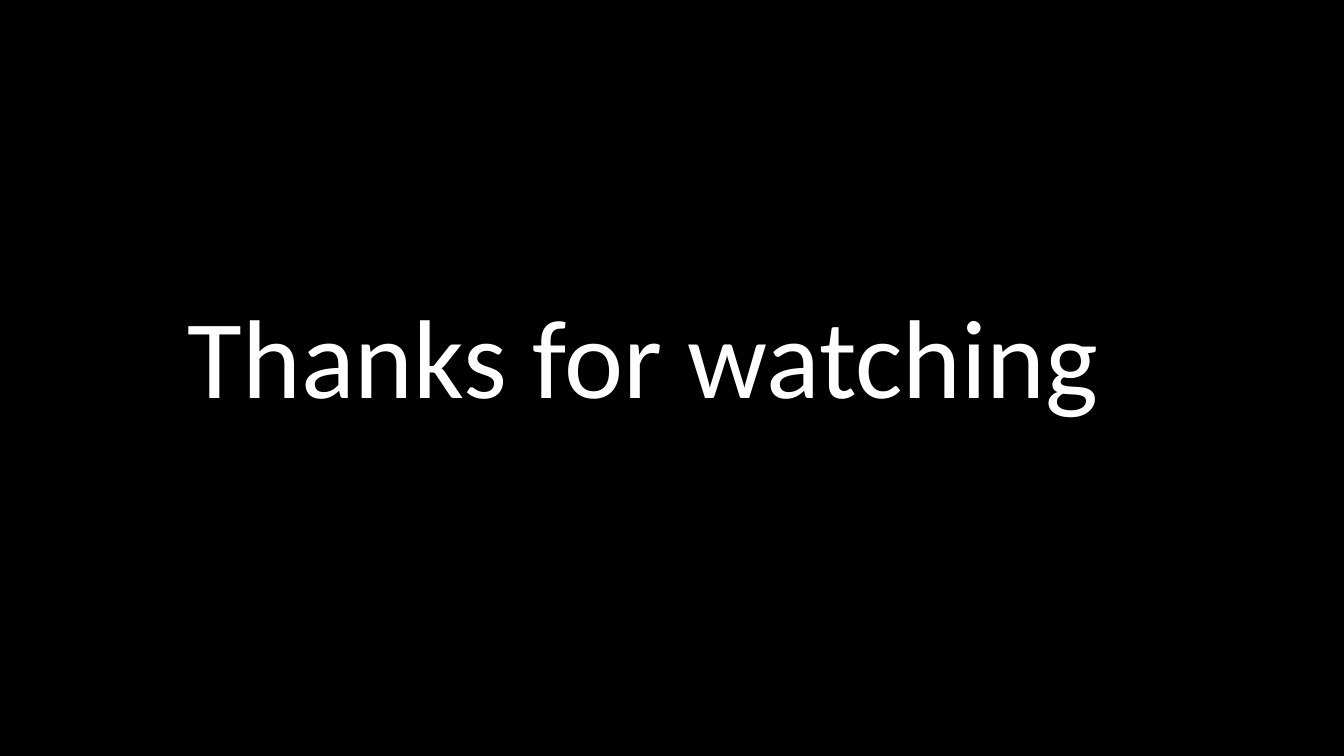
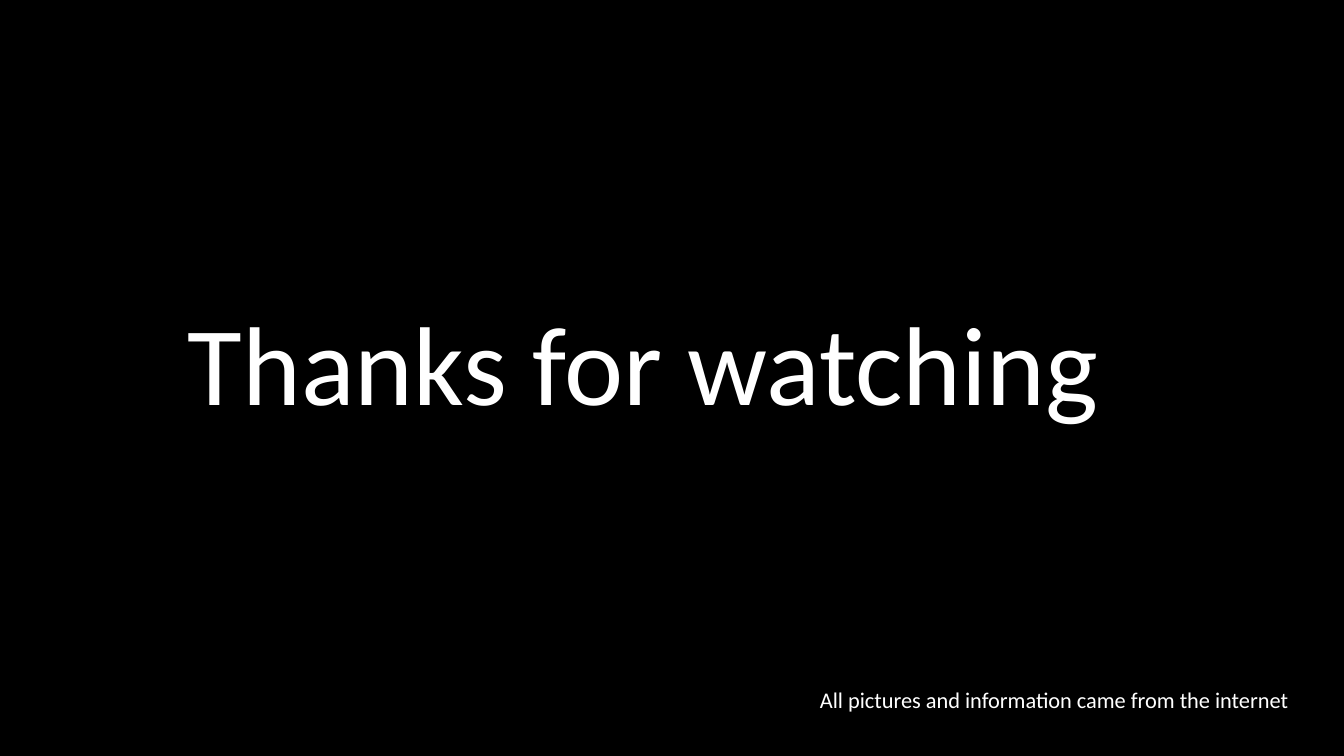
Before and after one commit to linzexinmasterchief/SchoolWorks, a slide deck: slide 12 of computerScience/hard disc.pptx (slide 9 before the commit). Drawn at 1344x756 pixels with LibreOffice and Linux fonts; fonts in the diff are those of the drawing. Boxes give left, top, right and bottom in pixels: in the first picture for what was removed or moved away, otherwise in the second. Text is boxed around its words. In the diff, an @@ line names an element or a change of style, - is before the commit and + after.

```diff
--- a/computerScience/hard disc.pptx
+++ b/computerScience/hard disc.pptx
@@ text "Thanks for watching": place and size @@
-text "Thanks for watching" at bbox=[188, 320, 1099, 418]
+text "Thanks for watching" at bbox=[188, 327, 1099, 425]
@@ text added at bbox=[820, 692, 1288, 712], 16 pt, text #FFFFFF @@
+All pictures and information came from the internet
```
Also in this commit, not shown: 5 other slides changed, 6 slides added, 3 slides removed, 3 other files.
